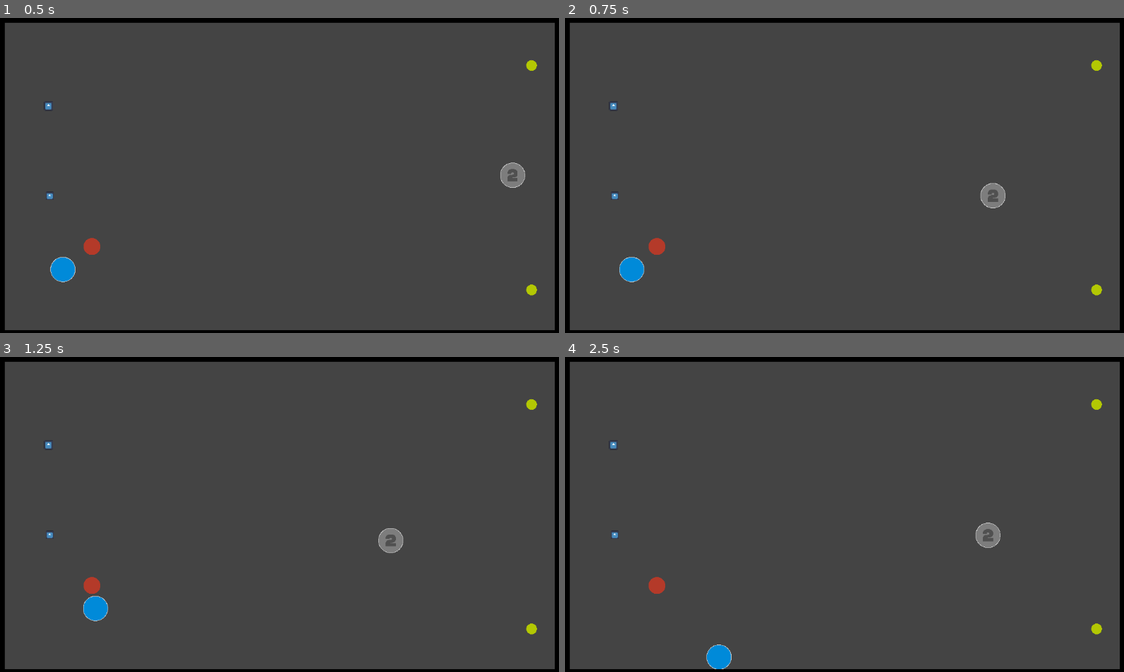
Above: before the commit, frames 1-4 (two rows, left to right).
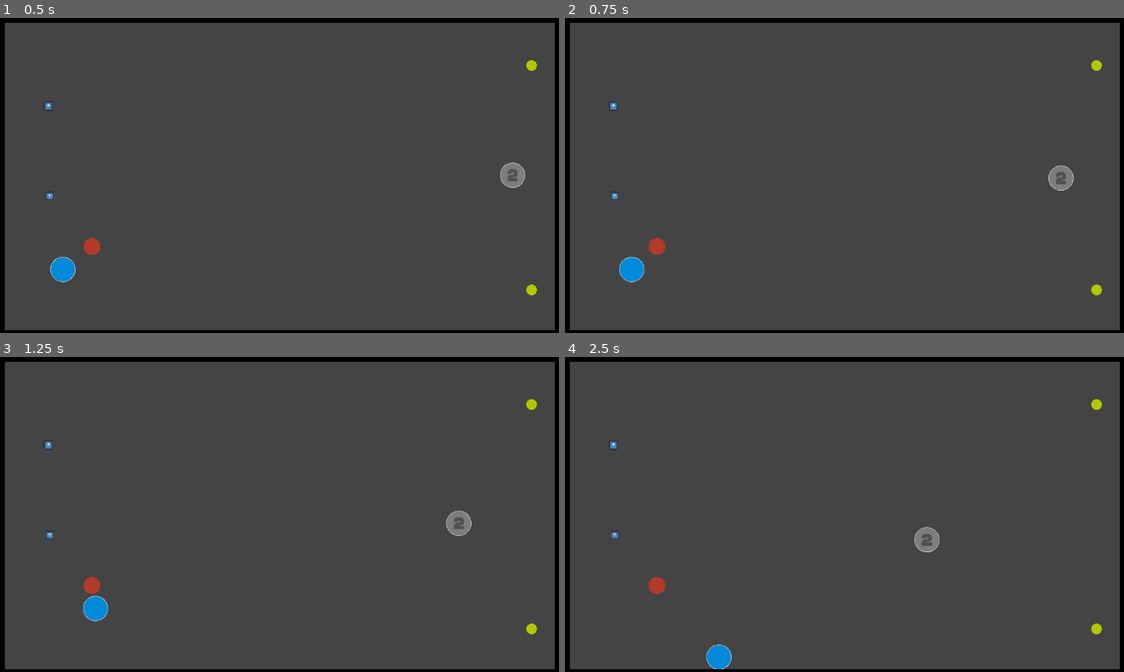
Above: after the commit, the same moments.

Repository: Coolfede97/Bots-League
Game: Godot game, scene res://PRUEBAS/pruebas.tscn
Two runs of this game, one before a commit and one after it. Both use one fixed random seed, a clock stepped at 60 frames per second and the inputs below. The engine's default icon, where the game draws it, is replaced by a stand-in: a white triangle on a blue panel in a dark square.
Inputs (mouse positions are in pixels of both pictures, inside the frame that each line leads up to):
- Up to frame 1 (0.5 s): no input
- Up to frame 2 (0.75 s): tap Enter (ui_accept) at 0.5 s; move the mouse to (967, 159) at 0.52 s; hold Right (ui_right) from 0.53 s (still down); tap Tab (ui_focus_next) at 0.6 s
- Up to frame 3 (1.25 s): keep holding Right (ui_right); tap Enter (ui_accept) at 0.77 s
- Up to frame 4 (2.5 s): move the mouse to (732, 530) at 1.27 s; release Right (ui_right) at 1.28 s; hold Down (ui_down) 1.28-2.03 s; click (732, 530) at 1.35 s; tap Enter (ui_accept) at 1.52 s; tap Tab (ui_focus_next) at 1.55, 2.3 s; move the mouse to (900, 445) at 2.02 s; hold Right (ui_right) from 2.03 s (still down); hold Right mouse button (right_click) from 2.03 s (still down)

Frame 1 is identical in both runs. In frame 2, 0.5% of the frame differs, in the area x 74-92%, y 46-61%; in frame 3, 0.5%, in the area x 67-85%, y 48-63%; in frame 4, 0.5%.

Commit message:
avance en transición contra el bot2

Diff:
--- a/Bots/2/Bot2.gd
+++ b/Bots/2/Bot2.gd
@@ -78,11 +78,11 @@
 	cronometer=0
 	functionCallable=true
 func _physics_process(delta):
-	if linear_velocity==Vector2(0,0) and isOfensive:
+	if linear_velocity==Vector2(0,0) and isOfensive and move==true:
 		cronometer+=get_process_delta_time()
 		if cronometer>8:
 			resetScript()
-	elif position.distance_to(ball.position)<115:
+	elif ball!=null and position.distance_to(ball.position)<115 and move==true:
 		cronometer+=get_process_delta_time()
 		if cronometer>6:
 			cronometer=0
@@ -97,8 +97,6 @@
 		cronometer=0
 	bot_2_ray_cast.global_rotation=0
 	bot_2_ray_cast_pts.global_rotation=0
-	if Input.is_action_just_pressed("ui_focus_next"):
-		position=Vector2(893.952,364.697)
 	if functionCallable==true and isOfensive and calculator.lookingForturbo==false:
 		hitBall(delta)
 		functionCallable=false
@@ -192,7 +190,7 @@
 		functionCallable=true
 func defenseGoal(delta):
 	functionCallable2=false
-	if GetMagnitude(ball.position-goalCenterVector)<300:
+	if ball!=null and GetMagnitude(ball.position-goalCenterVector)<300:
 		if turboRemaining>0:
 			apply_central_force(hypotenuseNormalized(ball.position-position)*turboSpeed*delta)
 			turboRemaining-=get_process_delta_time()/4.5
--- a/Bots/2/CalculatorBot2.gd
+++ b/Bots/2/CalculatorBot2.gd
@@ -3,7 +3,7 @@
 var functionCallable=true
 var cronometer: float
 @export var ball: RigidBody2D
-@export var bot: RigidBody2D
+@export var bot : RigidBody2D
 @export var walkSpeed=int()
 @export var turboSpeed=int()
 @export var hyperTurboSpeed=float()
--- a/Bots/2/bot2.tscn
+++ b/Bots/2/bot2.tscn
@@ -48,5 +48,6 @@
 [node name="Bot2RayCastPTS" type="RayCast2D" parent="."]
 modulate = Color(1, 0, 0, 1)
 
-[node name="Calculator" type="Node2D" parent="."]
+[node name="Calculator" type="Node2D" parent="." node_paths=PackedStringArray("bot")]
 script = ExtResource("5_7imdi")
+bot = NodePath("..")
--- a/GoalManager/GoalManager.gd
+++ b/GoalManager/GoalManager.gd
@@ -1,5 +1,7 @@
 extends Node2D
 
+var bot2 = ResourceLoader.load("res://Bots/2/bot2.tscn")
+var bots = [bot2]
 @export var ballExplosion: PackedScene
 @export var ballInstance: PackedScene
 @export var bot2Instance: PackedScene
@@ -16,6 +18,7 @@
 @export var BotScore: Label
 
 func _ready():
+	print(bots[0])
 	PlayerReference.move=false
 	bot.move=false
 	await get_tree().create_timer(0.5).timeout
@@ -139,10 +142,16 @@
 	ready_go.modulate.a=0
 
 func playerWins():
+	var nextBot = bots[0].instantiate()
+	nextBot.position=bot.position
 	var explosion=bot2Instance.instantiate()
 	explosion.position=bot.position
 	add_child(explosion)
 	bot.queue_free()
+	bot=nextBot
+	get_parent().add_child(nextBot)
+
+	bots.remove_at(0)
 
 func botWins():
 	print("GANEEE")
--- a/PRUEBAS/pruebas.tscn
+++ b/PRUEBAS/pruebas.tscn
@@ -32,9 +32,8 @@
 goalCenterVector = Vector2(1088.88, 301.295)
 halfPitch = 585.11
 
-[node name="Calculator" parent="Bot2" index="5" node_paths=PackedStringArray("ball", "bot")]
+[node name="Calculator" parent="Bot2" index="5" node_paths=PackedStringArray("ball")]
 ball = NodePath("../../Ball")
-bot = NodePath("..")
 walkSpeed = 60000
 turboSpeed = 120000
 hyperTurboSpeed = 240000.0
